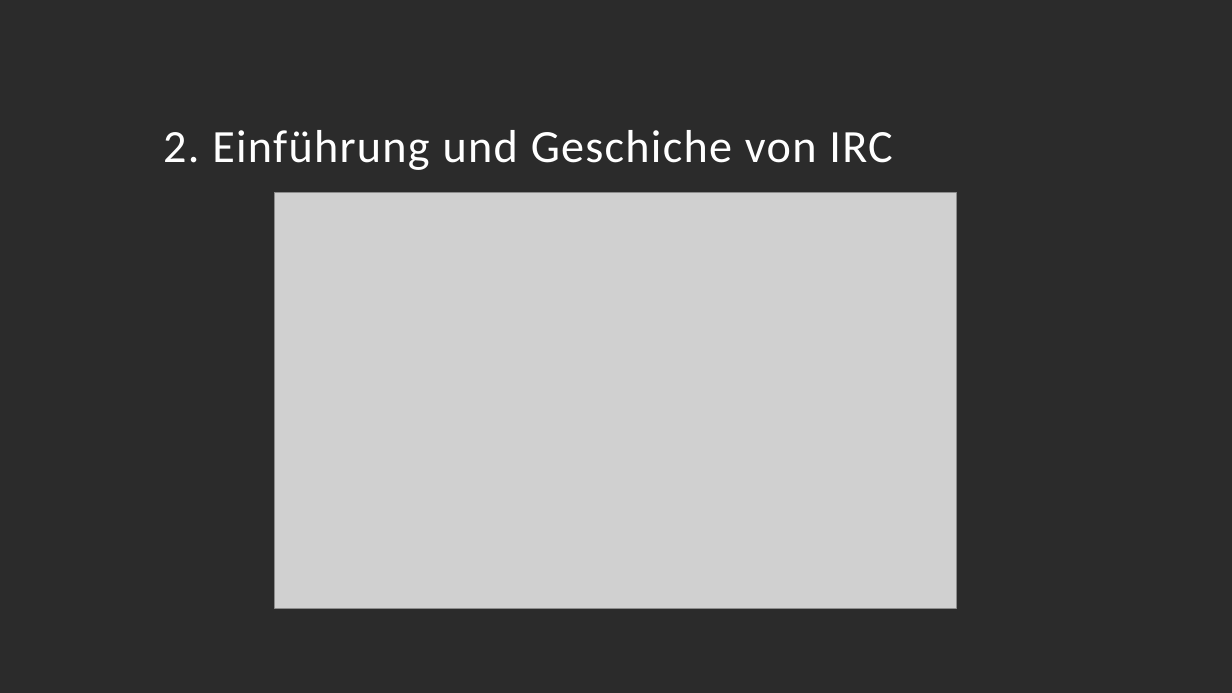
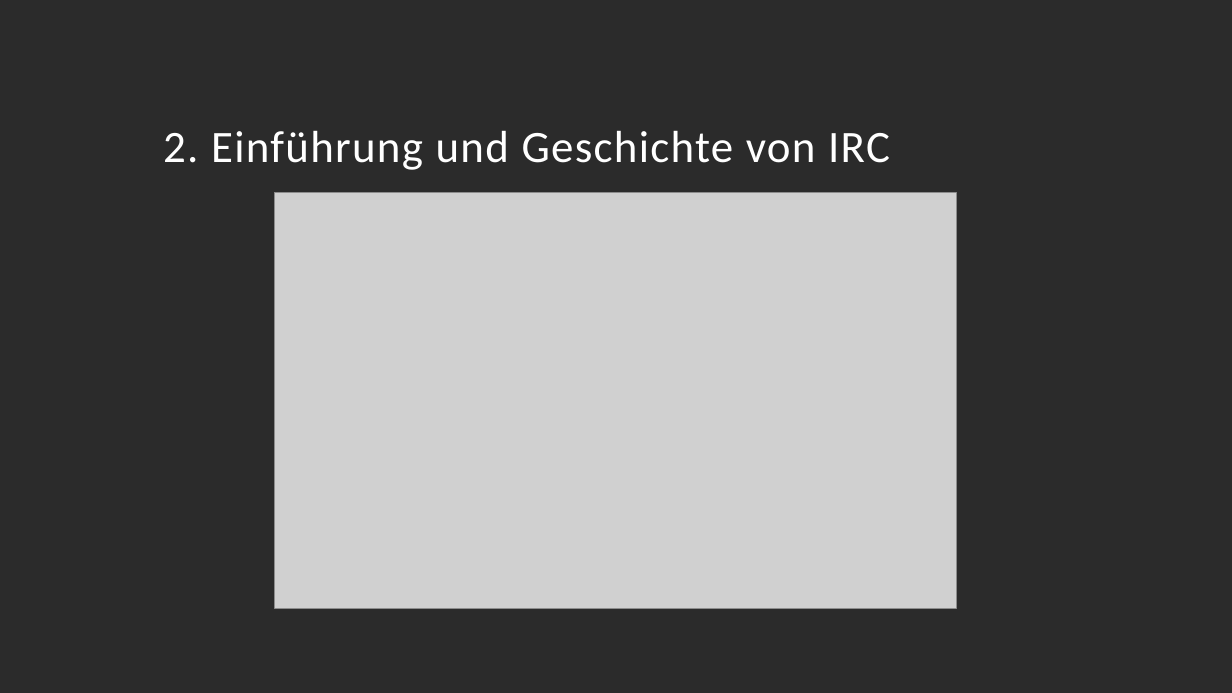
Before and after one commit to fish-guts/reefmaster, a slide deck: slide 5 of docs/IRC Services in C.odp. Drawn at 1232x693 pixels with LibreOffice and Linux fonts; fonts in the diff are those of the drawing; grey boxes stand for pictures; background and template pictures are left out; a plain dark background stands for a picture behind light text. Boxes give left, top, right and bottom in pixels: in the first picture for what was removed or moved away, otherwise in the second. Text is boxed around its words. In the diff, an @@ line names an element or a change of style, - is before the commit and + after.

```diff
--- a/docs/IRC Services in C.odp
+++ b/docs/IRC Services in C.odp
@@ title at box(163, 130, 890, 170): text changed; size 36 to 35 pt @@
-2. Einführung und Geschiche von IRC
+2. Einführung und Geschichte von IRC
```
Also in this commit, not shown: 5 other slides changed, 1 slide added, 6 other files.
